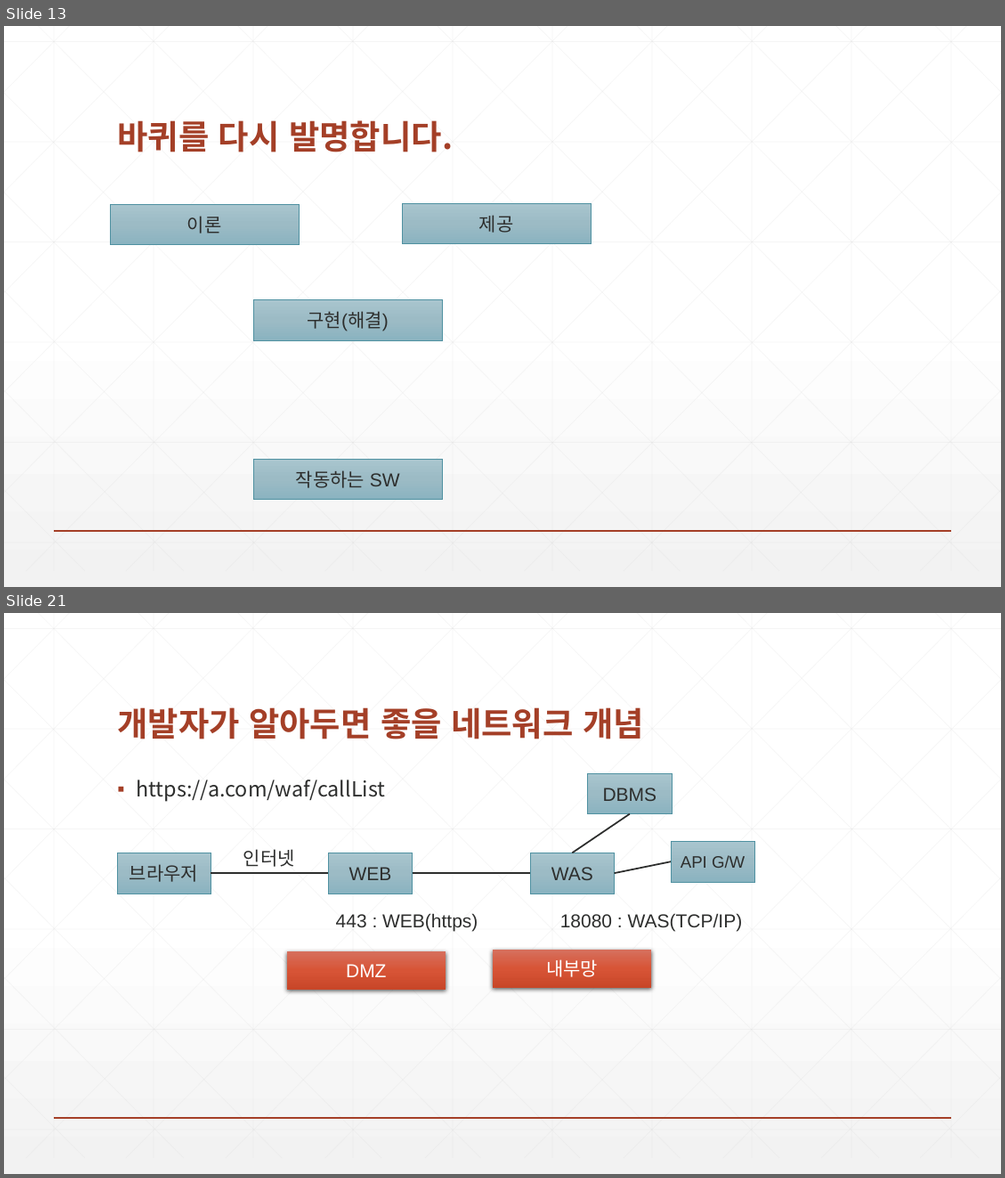
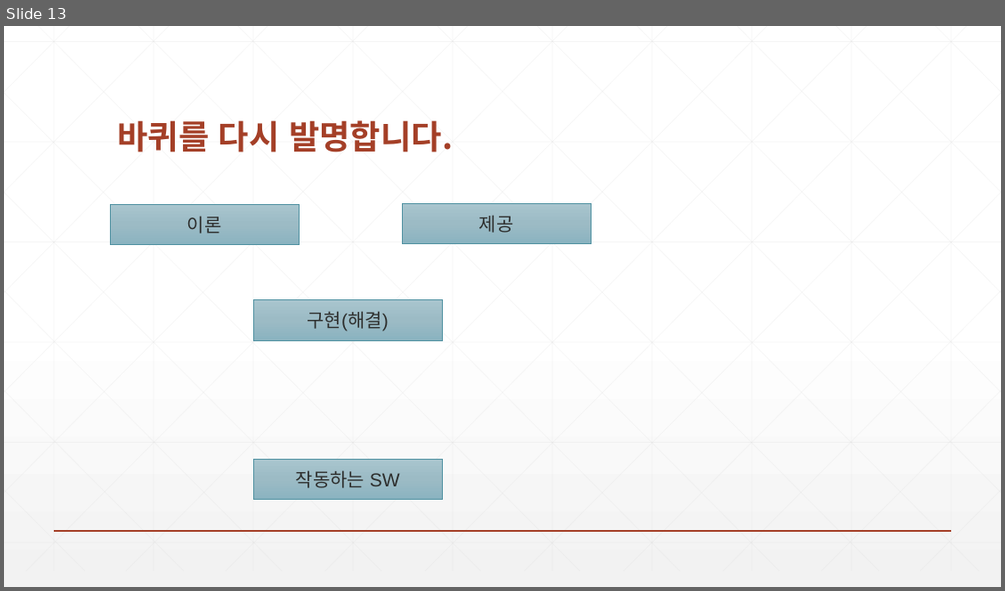
Before and after one commit to zeroshift01/code5, a slide deck: inflearn01/doc/교재.pptx. Shown one above the other, each under a label of ours: slides 13 and 21 before the commit, slide 13 after it; the slides between them are not shown. The pictures are 1005x1178 and 1005x591 pixels, drawn with LibreOffice and Linux fonts; fonts in the diff are those of the drawing. Boxes give left, top, right and bottom in pixels: in the first picture for what was removed or moved away, otherwise in the second. Text is boxed around its words. In the diff, an @@ line names an element or a change of style, - is before the commit and + after.

```diff
--- a/inflearn01/doc/교재.pptx
+++ b/inflearn01/doc/교재.pptx
@@ slide 21 removed at (4, 613, 1001, 1174), background gradient #FFFFFF to #F2F2F2; not listed: 47 template elements that a slide beside it also shows @@
@@ title removed at (117, 707, 644, 739) @@
-개발자가 알아두면 좋을 네트워크 개념
@@ text removed at (136, 779, 385, 802) @@
-▪ https://a.com/waf/callList
@@ rectangle removed at (588, 773, 672, 813) @@
-DBMS
@@ line removed from (573, 853) to (630, 814) @@
@@ text removed at (243, 849, 295, 867) @@
-인터넷
@@ rectangle removed at (671, 841, 755, 882) @@
-API G/W
@@ rectangle removed at (117, 853, 210, 893) @@
-브라우저
@@ line removed from (210, 873) to (329, 873) @@
@@ rectangle removed at (329, 853, 413, 893) @@
-WEB
@@ line removed from (413, 873) to (531, 873) @@
@@ rectangle removed at (531, 853, 615, 893) @@
-WAS
@@ line removed from (615, 873) to (671, 861) @@
@@ text removed at (336, 913, 477, 932) @@
-443 : WEB(https)
@@ text removed at (560, 913, 743, 932) @@
-18080 : WAS(TCP/IP)
@@ rectangle removed at (287, 952, 445, 989) @@
-DMZ
@@ rectangle removed at (493, 949, 652, 988) @@
-내부망
```
Also in this commit, not shown: 7 other slides removed, 15 other files.
